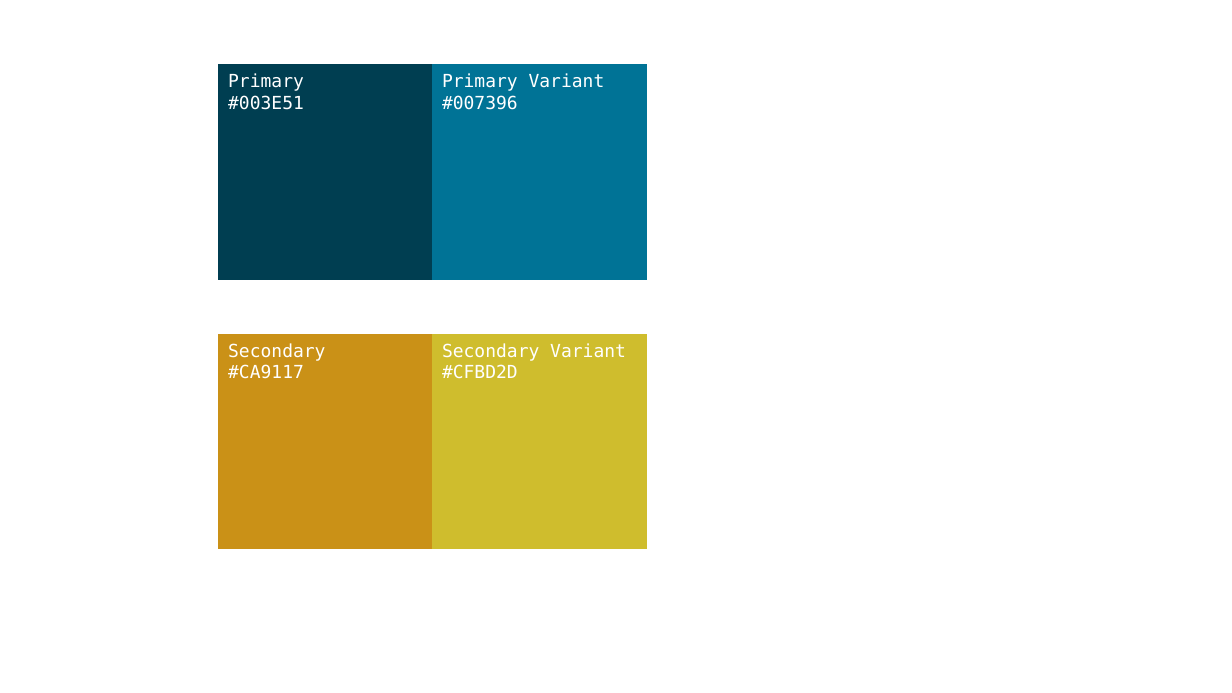
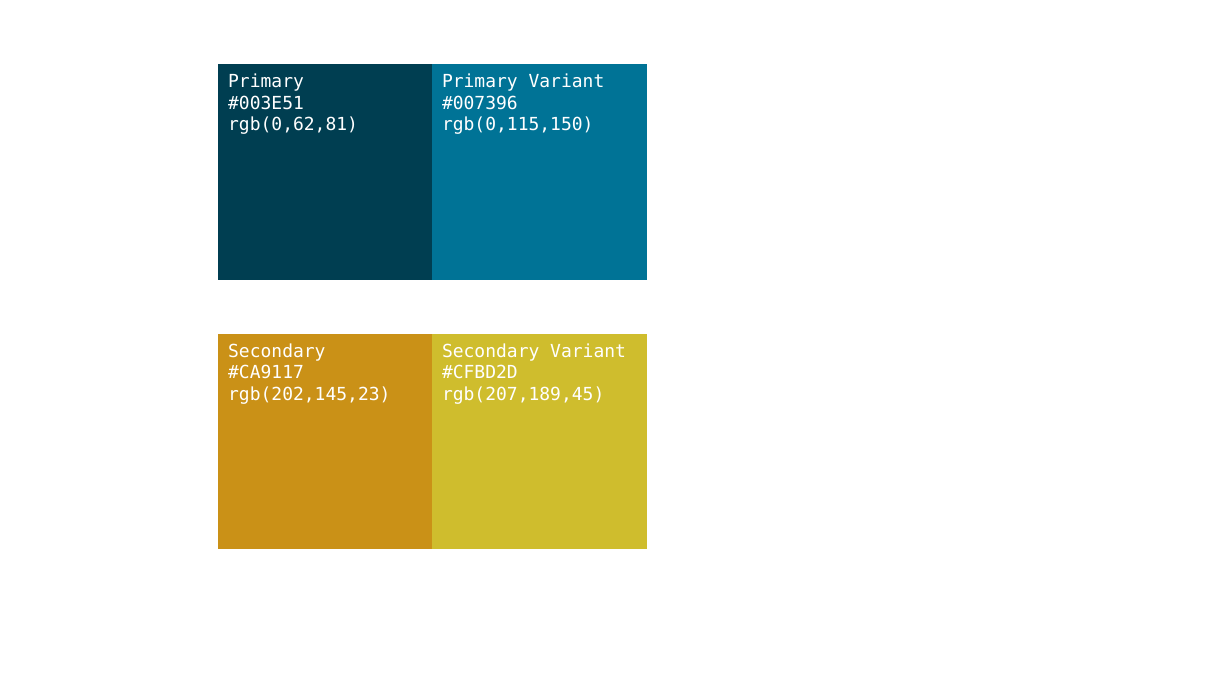
Before and after one commit to DOI-BOR/PyForecast, a slide deck: slide 5 of Resources/GraphicalResources/Presentation1.pptx (slide 6 before the commit). Drawn at 1232x693 pixels with LibreOffice and Linux fonts; fonts in the diff are those of the drawing. Boxes give left, top, right and bottom in pixels: in the first picture for what was removed or moved away, otherwise in the second. Text is boxed around its words. In the diff, an @@ line names an element or a change of style, - is before the commit and + after.

```diff
--- a/Resources/GraphicalResources/Presentation1.pptx
+++ b/Resources/GraphicalResources/Presentation1.pptx
@@ text in rectangle at (228,116,358,134): paragraph added @@
+rgb(0,62,81)
@@ text in rectangle at (442,116,594,134): paragraph added @@
+rgb(0,115,150)
@@ text in rectangle at (228,386,390,404): paragraph added @@
+rgb(202,145,23)
@@ text in rectangle at (442,386,604,404): paragraph added @@
+rgb(207,189,45)
```
Also in this commit, not shown: 2 other slides changed, 2 slides added, 3 slides removed, 55 other files.
